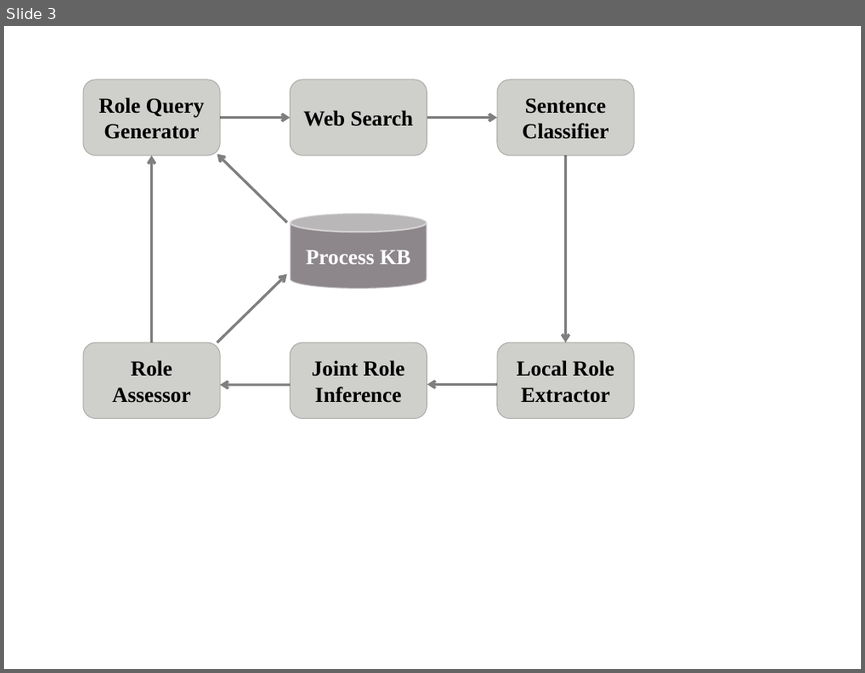
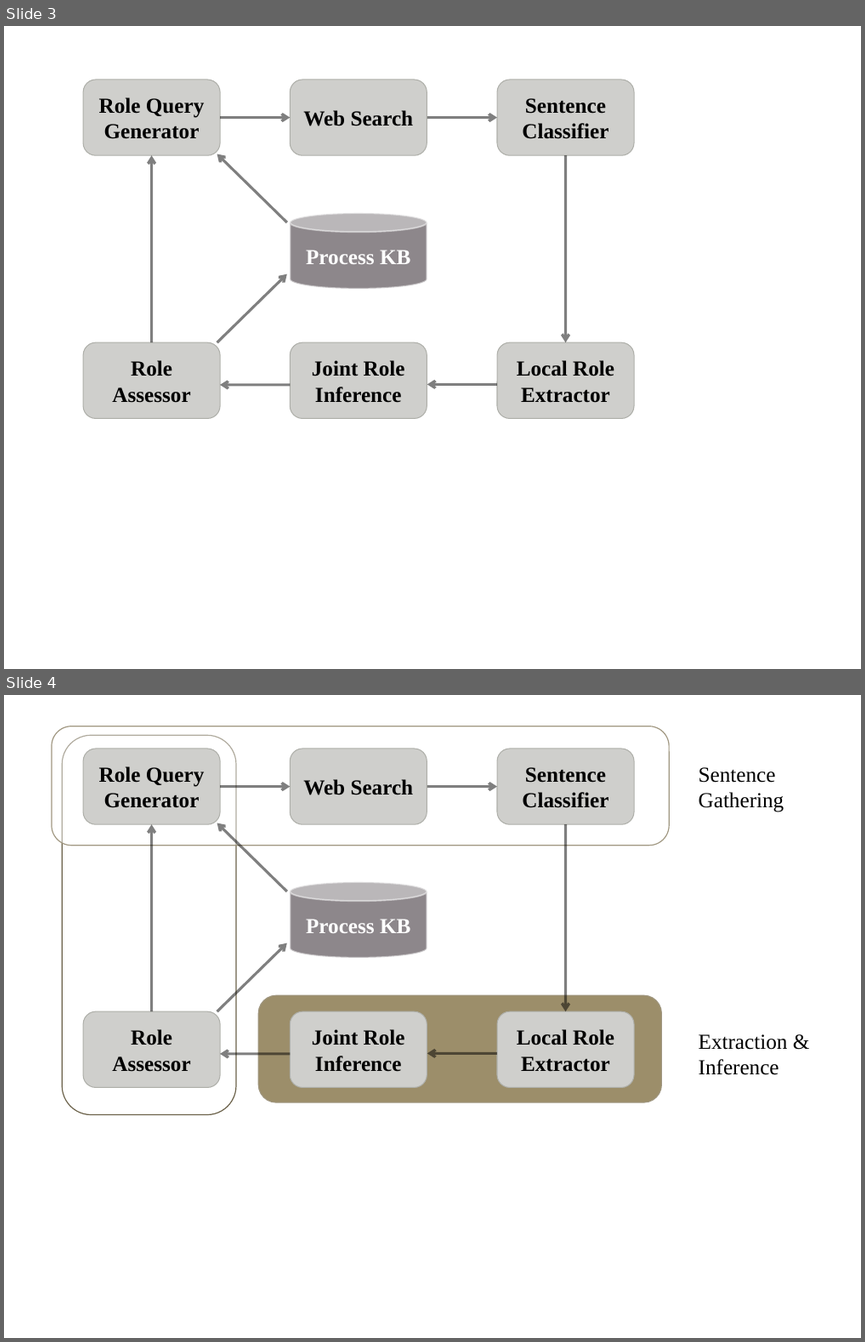
Before and after one commit to niranjanb/processkb, a slide deck: tex/figures/architecture.pptx. Shown one above the other, each under a label of ours: slide 3 before the commit, slides 3 and 4 after it. The pictures are 865x673 and 865x1342 pixels, drawn with LibreOffice and Linux fonts; fonts in the diff are those of the drawing. Boxes give left, top, right and bottom in pixels: in the first picture for what was removed or moved away, otherwise in the second. Text is boxed around its words. In the diff, an @@ line names an element or a change of style, - is before the commit and + after.

```diff
--- a/tex/figures/architecture.pptx
+++ b/tex/figures/architecture.pptx
@@ slide 4 added at (x1=4, y1=695, x2=861, y2=1338), background #FFFFFF @@
@@ rounded rectangle added at (x1=52, y1=726, x2=669, y2=845), fill #FFFFFF at 47% opacity, outline #A09781 0.85 pt @@
@@ rounded rectangle added at (x1=63, y1=735, x2=236, y2=1115), fill #FFFFFF, outline #6B6149 0.85 pt @@
@@ text added at (x1=698, y1=767, x2=784, y2=812), 18 pt, text #000000 @@
+Sentence Gathering
@@ rounded rectangle added at (x1=258, y1=995, x2=661, y2=1102), fill #9C8E6A, outline #A09781 0.75 pt @@
@@ text added at (x1=698, y1=1034, x2=788, y2=1075), 18 pt, text #000000 @@
+Extraction & Inference
@@ group added at (x1=83, y1=748, x2=634, y2=1088): 8 arrows, 6 rounded rectangles, 1 cylinder @@
+Role Query Generator
+Web Search
+Local Role
+Extractor
+Sentence Classifier
+Joint Role
+Inference
+Role
+Assessor
+Process KB
```
Also in this commit, not shown: 1 slide changed, 1 other slide added, 2 other files.
